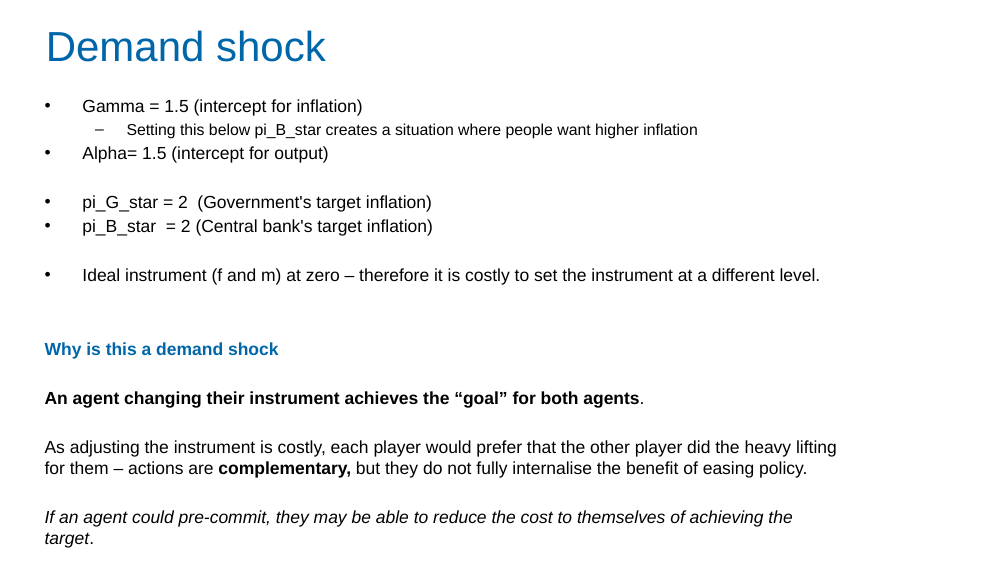
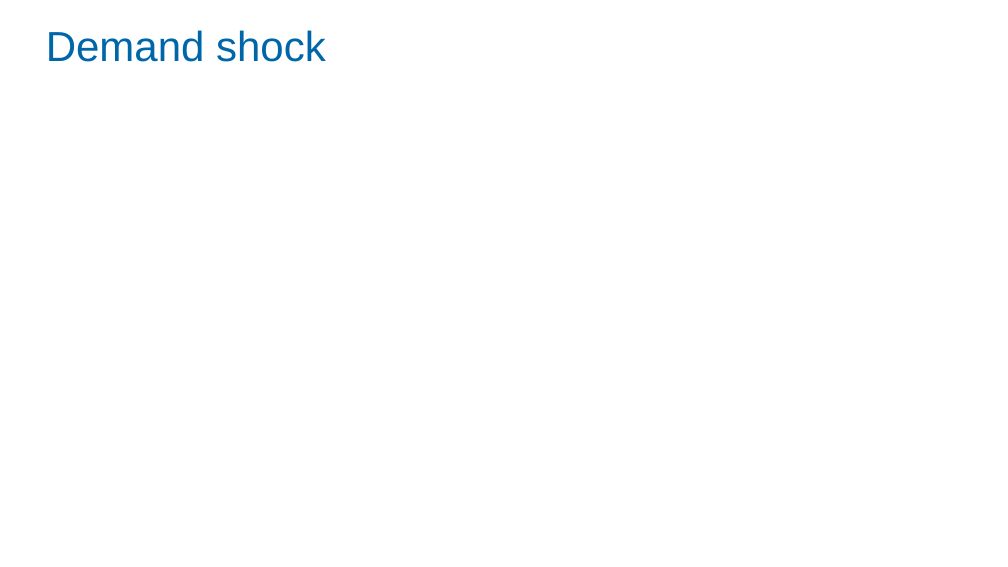
Before and after one commit to Zjub/TVHENZ, a slide deck: slide 13 of MF coordination/SI_game/Monetary and Fiscal Policy Coordination.pptx (slide 14 before the commit). Drawn at 1008x567 pixels with LibreOffice and Linux fonts; fonts in the diff are those of the drawing; grey boxes stand for pictures. Boxes give left, top, right and bottom in pixels: in the first picture for what was removed or moved away, otherwise in the second. Text is boxed around its words. In the diff, an @@ line names an element or a change of style, - is before the commit and + after.

Commit message:
slide update

```diff
--- a/MF coordination/SI_game/Monetary and Fiscal Policy Coordination.pptx
+++ b/MF coordination/SI_game/Monetary and Fiscal Policy Coordination.pptx
@@ text removed at <box>45,99,837,548</box> @@
-• Gamma = 1.5 (intercept for inflation)
-  – Setting this below pi_B_star creates a situation where people want higher inflation
-• Alpha= 1.5 (intercept for output)
-• pi_G_star = 2 (Government's target inflation)
-• pi_B_star = 2 (Central bank's target inflation)
-• Ideal instrument (f and m) at zero – therefore it is costly to set the instrument at a different level.
-Why is this a demand shock
-An agent changing their instrument achieves the “goal” for both agents.
-As adjusting the instrument is costly, each player would prefer that the other player did the heavy lifting for them – actions are complementary, but they do not fully internalise the benefit of easing policy.
-If an agent could pre-commit, they may be able to reduce the cost to themselves of achieving the target.
```
Also in this commit, not shown: 14 other slides changed, 1 slide removed, 2 other files.
